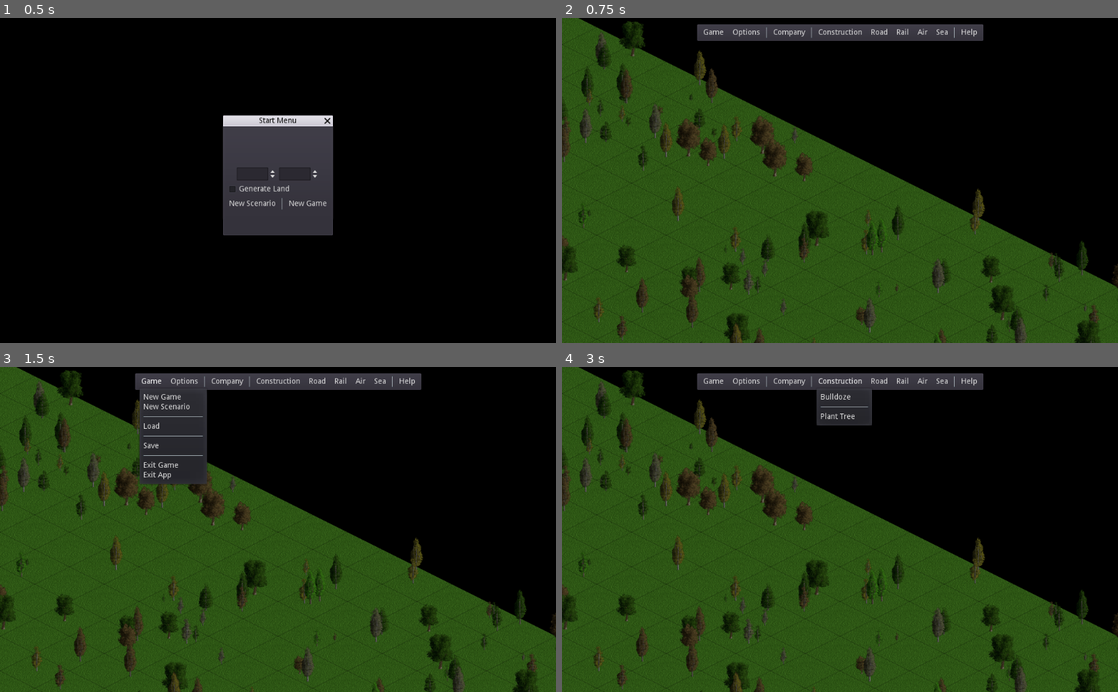
Above: before the commit, frames 1-4 (two rows, left to right).
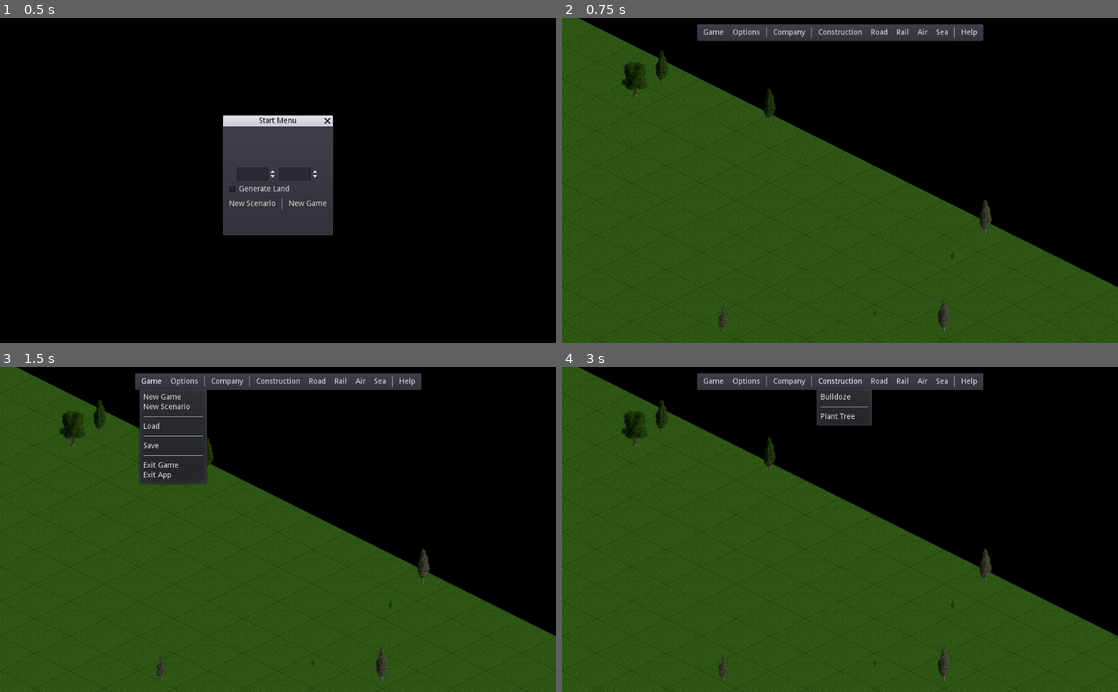
Above: after the commit, the same moments.

Repository: freettd/freettd
Game: Godot game, scene res://scenes/Main.tscn
Two runs of this game, one before a commit and one after it. Both use one fixed random seed, a clock stepped at 60 frames per second and the inputs below.
Inputs:
- Up to frame 1 (0.5 s): no input
- Up to frame 2 (0.75 s): click "New Scenario" at 0.5 s
- Up to frame 3 (1.5 s): click "Game" at 1.25 s
- Up to frame 4 (3 s): click "Company" at 2 s; click "Construction" at 2.75 s

Frame 1 is identical in both runs. In frame 2, 8.3% of the frame differs, in the area x 0-100%, y 1-100%; in frame 3, 7.9%; in frame 4, 8.3%.

Commit message:
wip

Diff:
--- a/scenes/world/Terrain.gd
+++ b/scenes/world/Terrain.gd
@@ -1,6 +1,7 @@
 extends "res://scenes/world/LayeredTilemap.gd"
 
 const ITEMS_PER_GROUP = 19
+const SNOWLINE = 7
 
 enum TileType {
 	GROUND1, GROUND2, GROUND3, GROUND4,
@@ -168,11 +169,22 @@
 			cdata.noise += 1
 			image_id = 0
 
+		var tile_type = TileType.GROUND1
+
+		if cdata.noise >= SNOWLINE:
+			tile_type = TileType.GROUND4
+		elif cdata.noise == SNOWLINE-1:
+			tile_type = TileType.GROUND3
+		elif cdata.noise == SNOWLINE-2:
+			tile_type = TileType.GROUND2
+		else:
+			tile_type = TileType.GROUND1
+
 		#  if level 0 then its a shore tile
 		if cdata.noise == 0:
 			_set_tile(cellv, 0, TileType.WATER, image_id)
 		else:
-			_set_tile(cellv, cdata.noise, TileType.GROUND1, image_id)
+			_set_tile(cellv, cdata.noise, tile_type, image_id)
 
 # calculate tile direction based on neighbouring tiles
 func _get_tile_alignment(cellv: Vector2) -> int:
--- a/scenes/world/World.gd
+++ b/scenes/world/World.gd
@@ -65,9 +65,9 @@
 	emit_signal("newworld_progress", "planting trees", 50)
 	world_objects.plant_tree(Rect2(0, 0, mapsize.x, mapsize.y), {
 		min_density = 0,
-		max_density = 3,
+		max_density = 1,
 		start_frame = -1,
-		scattered = 8
+		scattered = 2
 	})
 
 	# complete
